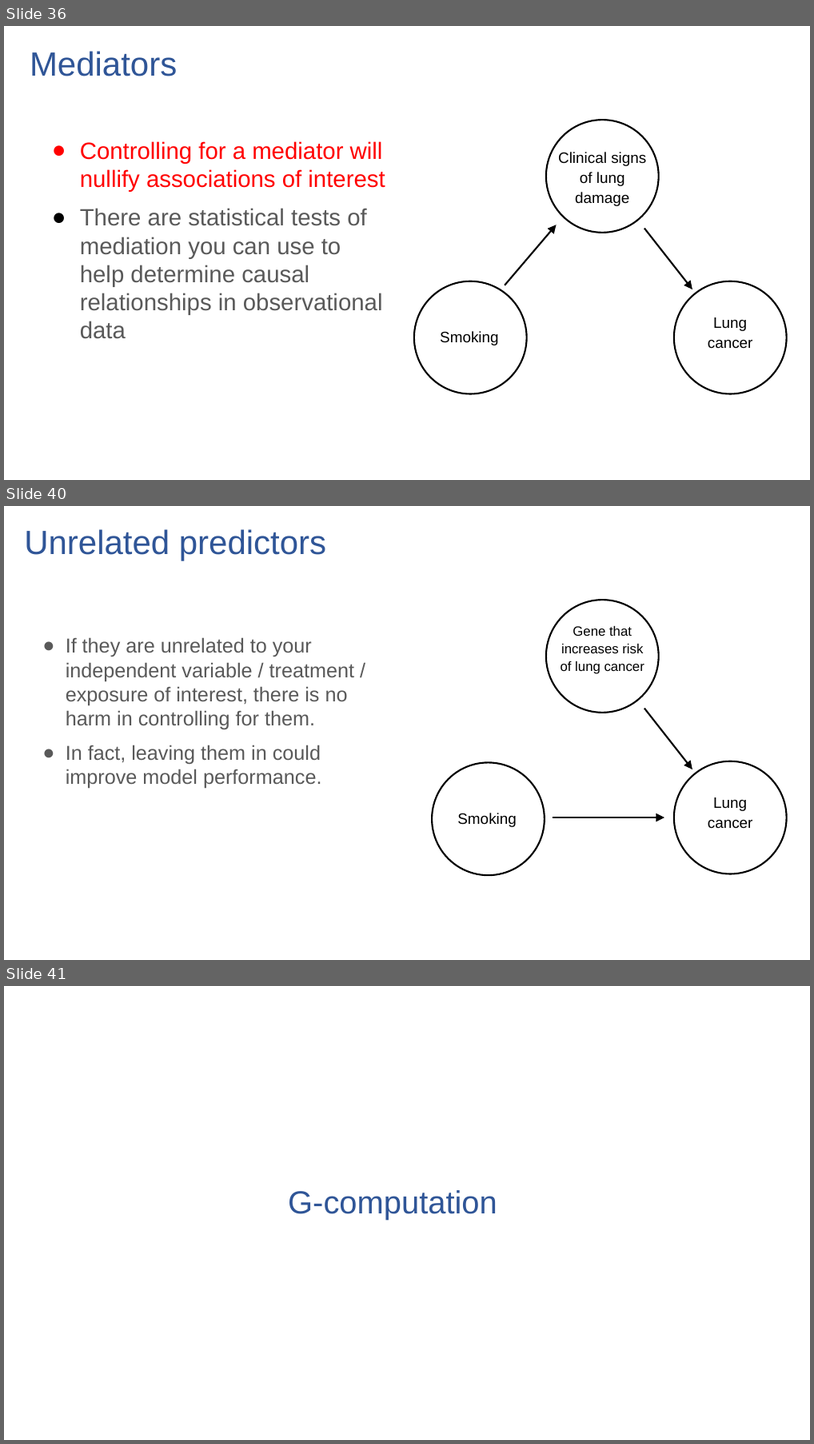
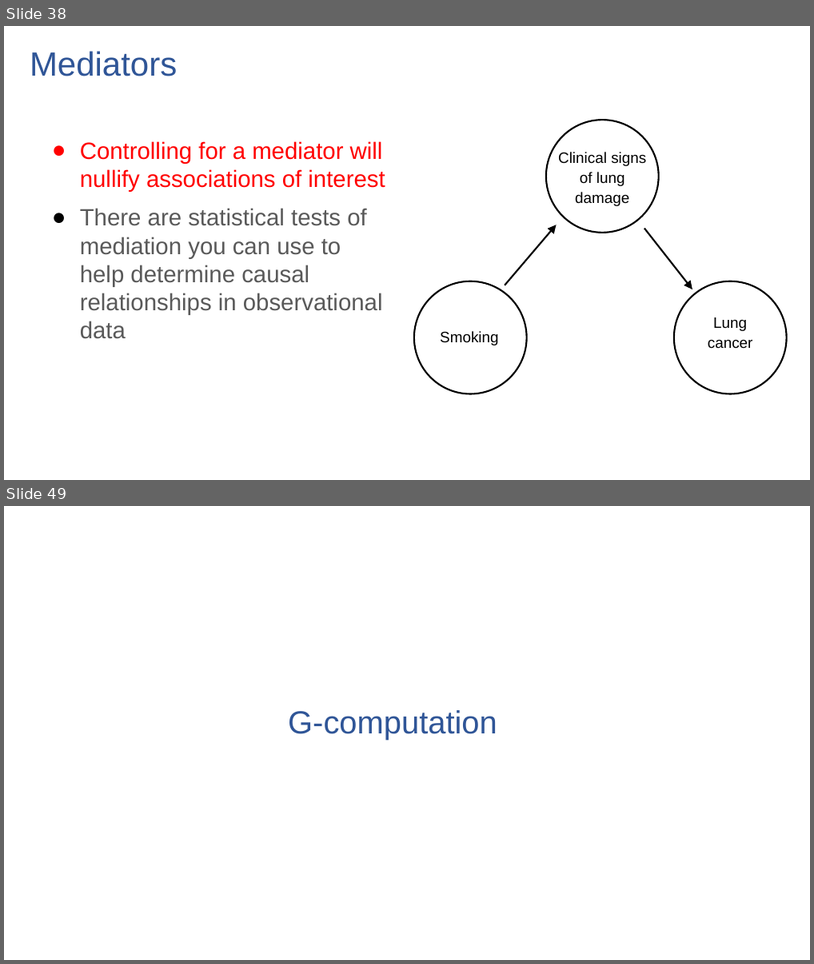
Before and after one commit to ronikobrosly/pydata_nyc_2022, a slide deck: slides/tutorial_slides.pptx. Shown one above the other, each under a label of ours: slides 36, 40 and 41 before the commit, slides 38 and 49 after it; the slides between them are not shown. The pictures are 814x1444 and 814x964 pixels, drawn with LibreOffice and Linux fonts; fonts in the diff are those of the drawing. Boxes give left, top, right and bottom in pixels: in the first picture for what was removed or moved away, otherwise in the second. Text is boxed around its words. In the diff, an @@ line names an element or a change of style, - is before the commit and + after.

```diff
--- a/slides/tutorial_slides.pptx
+++ b/slides/tutorial_slides.pptx
@@ slide 40 removed at (4, 506, 810, 960), background #FFFFFF @@
@@ title removed at (24, 529, 326, 561) @@
-Unrelated predictors
@@ ellipse removed at (546, 600, 659, 712) @@
@@ text removed at (66, 637, 354, 788) @@
-● If they are unrelated to your independent variable / treatment / exposure of interest, there is no harm in controlling for them.
-● In fact, leaving them in could improve model performance.
@@ text removed at (561, 626, 645, 674) @@
-Gene that increases risk of lung cancer
@@ arrow removed from (645, 708) to (693, 769) @@
@@ ellipse removed at (432, 763, 545, 875) @@
@@ ellipse removed at (674, 761, 787, 874) @@
@@ text removed at (458, 812, 517, 827) @@
-Smoking
@@ arrow removed from (553, 817) to (666, 817) @@
@@ text removed at (708, 797, 754, 828) @@
-Lung cancer
@@ what was slide 36 is now slide 38 @@
@@ what was slide 41 is now slide 49 @@
```
Also in this commit, not shown: 4 slides changed, 13 slides added, 3 other slides removed, 6 other files.
